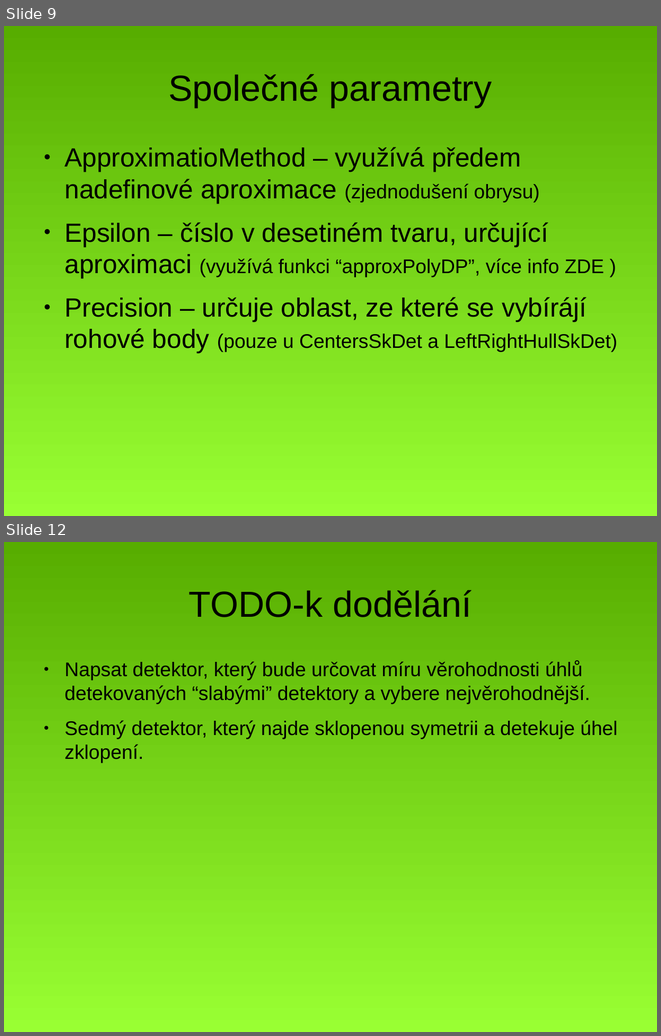
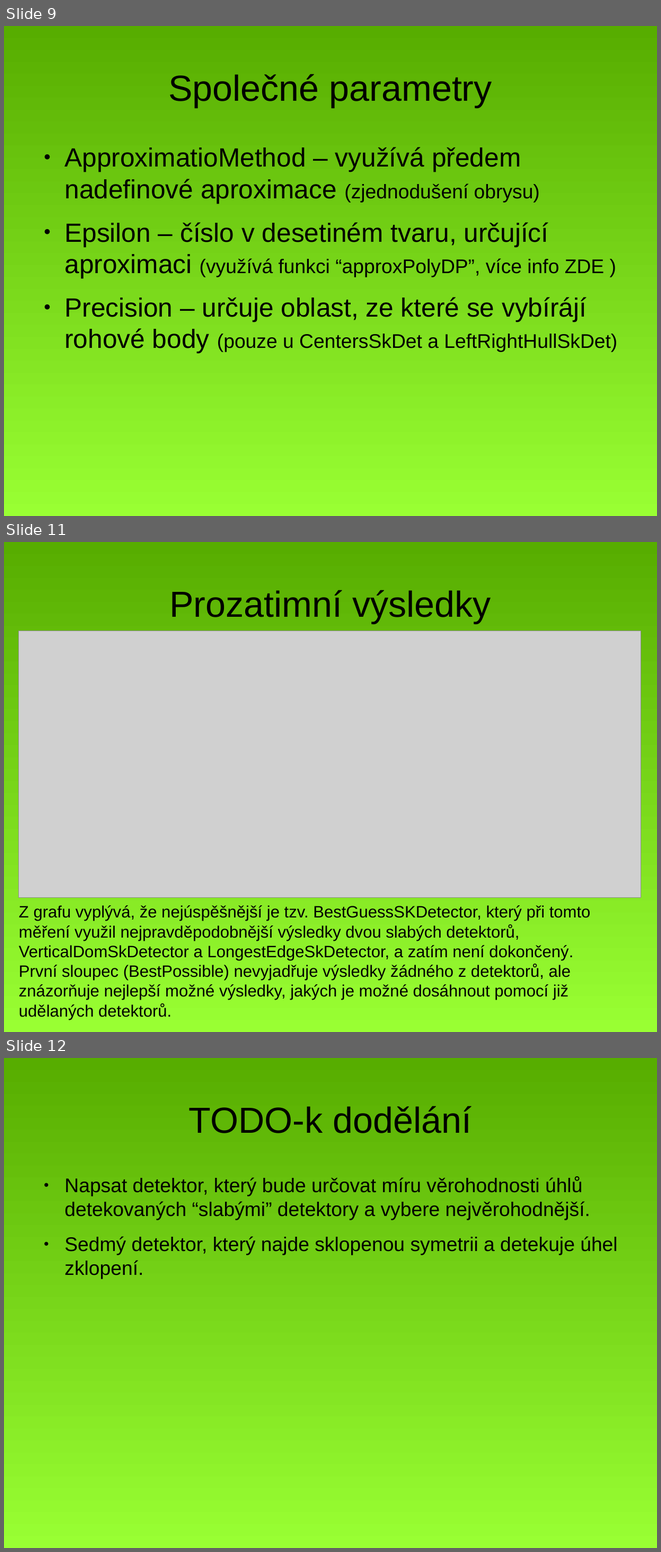
Before and after one commit to MichalBusta/skewDetection, a slide deck: doc/Skew_Detection.odp. Shown one above the other, each under a label of ours: slides 9 and 12 before the commit, slides 9, 11 and 12 after it; the slides between them are not shown. The pictures are 661x1036 and 661x1552 pixels, drawn with LibreOffice and Linux fonts; fonts in the diff are those of the drawing; grey boxes stand for pictures. Boxes give left, top, right and bottom in pixels: in the first picture for what was removed or moved away, otherwise in the second. Text is boxed around its words. In the diff, an @@ line names an element or a change of style, - is before the commit and + after.

```diff
--- a/doc/Skew_Detection.odp
+++ b/doc/Skew_Detection.odp
@@ slide 11 added at [4,542,657,1032], background gradient #99FF33 to #57AD00 @@
@@ title added at [169,590,491,623], 44 pt, text #000000 @@
+Prozatimní výsledky
@@ picture added at [19,631,641,898] @@
@@ title added at [19,905,591,1020], 20 pt, text #000000 @@
+Z grafu vyplývá, že nejúspěšnější je tzv. BestGuessSKDetector, který při tomto měření využil nejpravděpodobnější výsledky dvou slabých detektorů, VerticalDomSkDetector a LongestEdgeSkDetector, a zatím není dokončený.
+První sloupec (BestPossible) nevyjadřuje výsledky žádného z detektorů, ale znázorňuje nejlepší možné výsledky, jakých je možné dosáhnout pomocí již udělaných detektorů.
```
Also in this commit, not shown: 3 slides changed, 1 slide removed.
